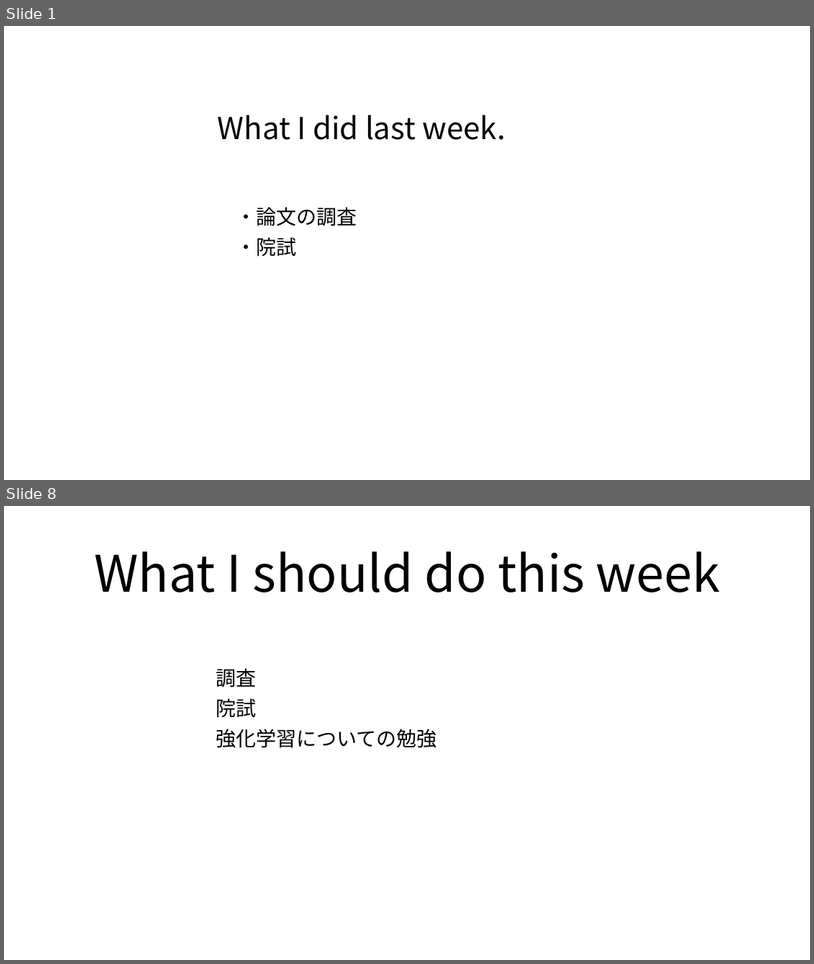
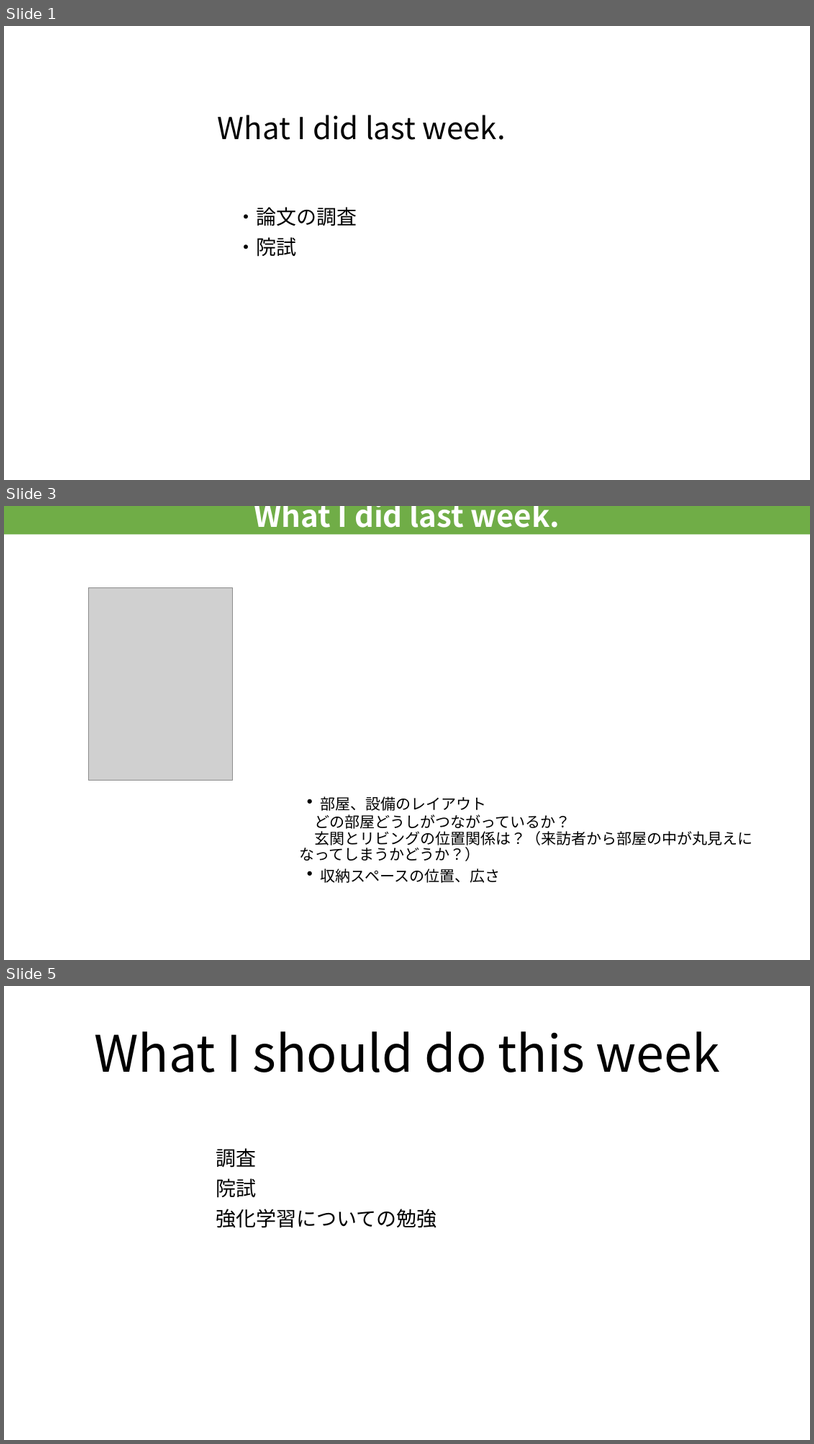
Before and after one commit to RyosukeHattori/Progress_Studies, a slide deck: 進捗/weel3のコピー.pptx. Shown one above the other, each under a label of ours: slides 1 and 8 before the commit, slides 1, 3 and 5 after it; the slides between them are not shown. The pictures are 814x964 and 814x1444 pixels, drawn with LibreOffice and Linux fonts; fonts in the diff are those of the drawing; grey boxes stand for pictures. Boxes give left, top, right and bottom in pixels: in the first picture for what was removed or moved away, otherwise in the second. Text is boxed around its words. In the diff, an @@ line names an element or a change of style, - is before the commit and + after.

```diff
--- a/進捗/weel3のコピー.pptx
+++ b/進捗/weel3のコピー.pptx
@@ slide 3 added at bbox=[4, 506, 810, 960], background #FFFFFF @@
@@ rectangle added at bbox=[4, 506, 810, 534], fill #70AD47, 36 pt, text #FFFFFF, bold @@
+What I did last week.
@@ picture added at bbox=[89, 587, 233, 780] @@
@@ title added at bbox=[299, 796, 753, 883], 18 pt, text #000000 @@
+・部屋、設備のレイアウト
+どの部屋どうしがつながっているか？
+玄関とリビングの位置関係は？（来訪者から部屋の中が丸見えになってしまうかどうか？）
+・収納スペースの位置、広さ
@@ what was slide 8 is now slide 5 @@
```
Also in this commit, not shown: 1 slide changed, 1 other slide added, 5 slides removed, 1 other file.
